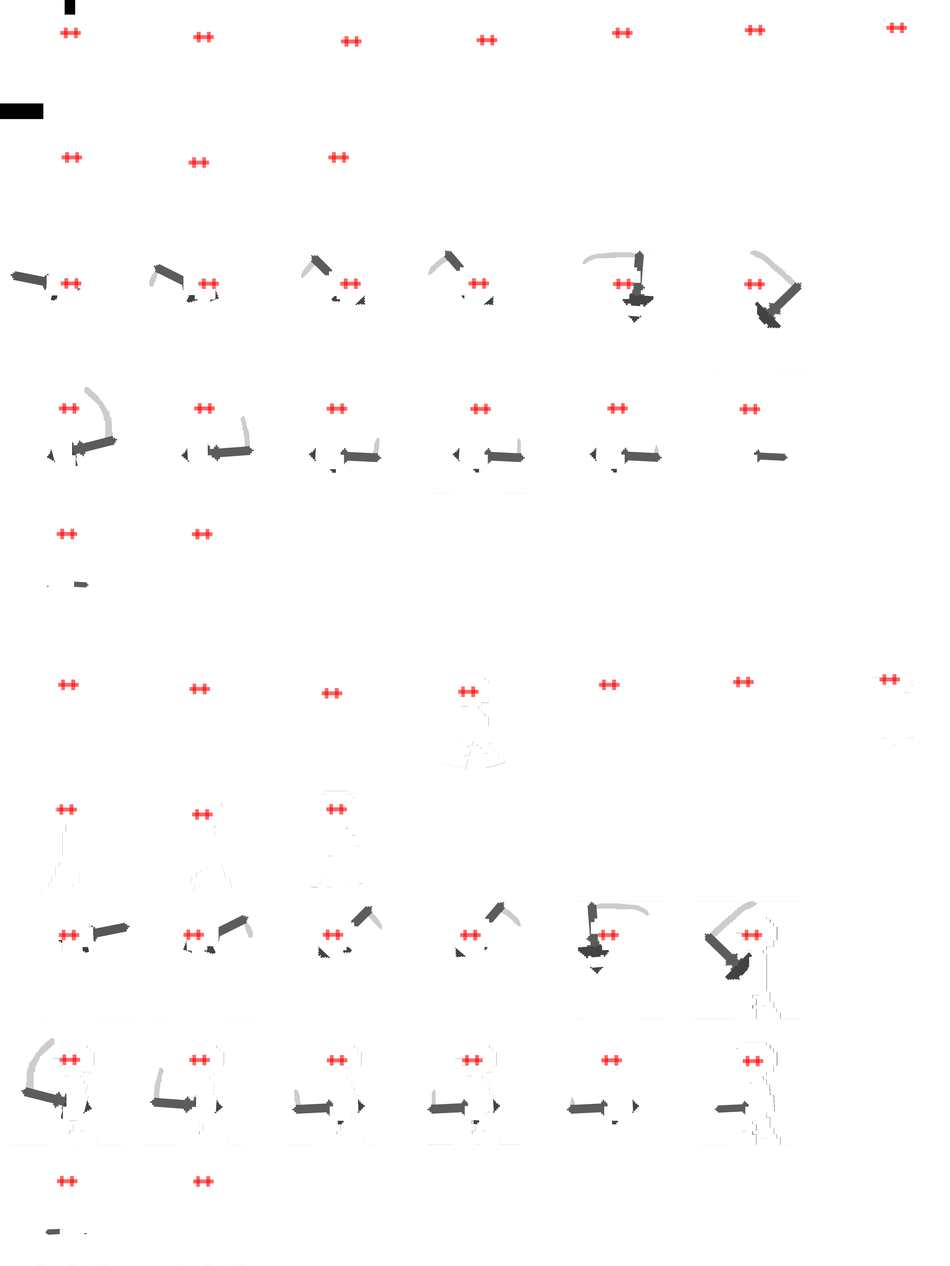
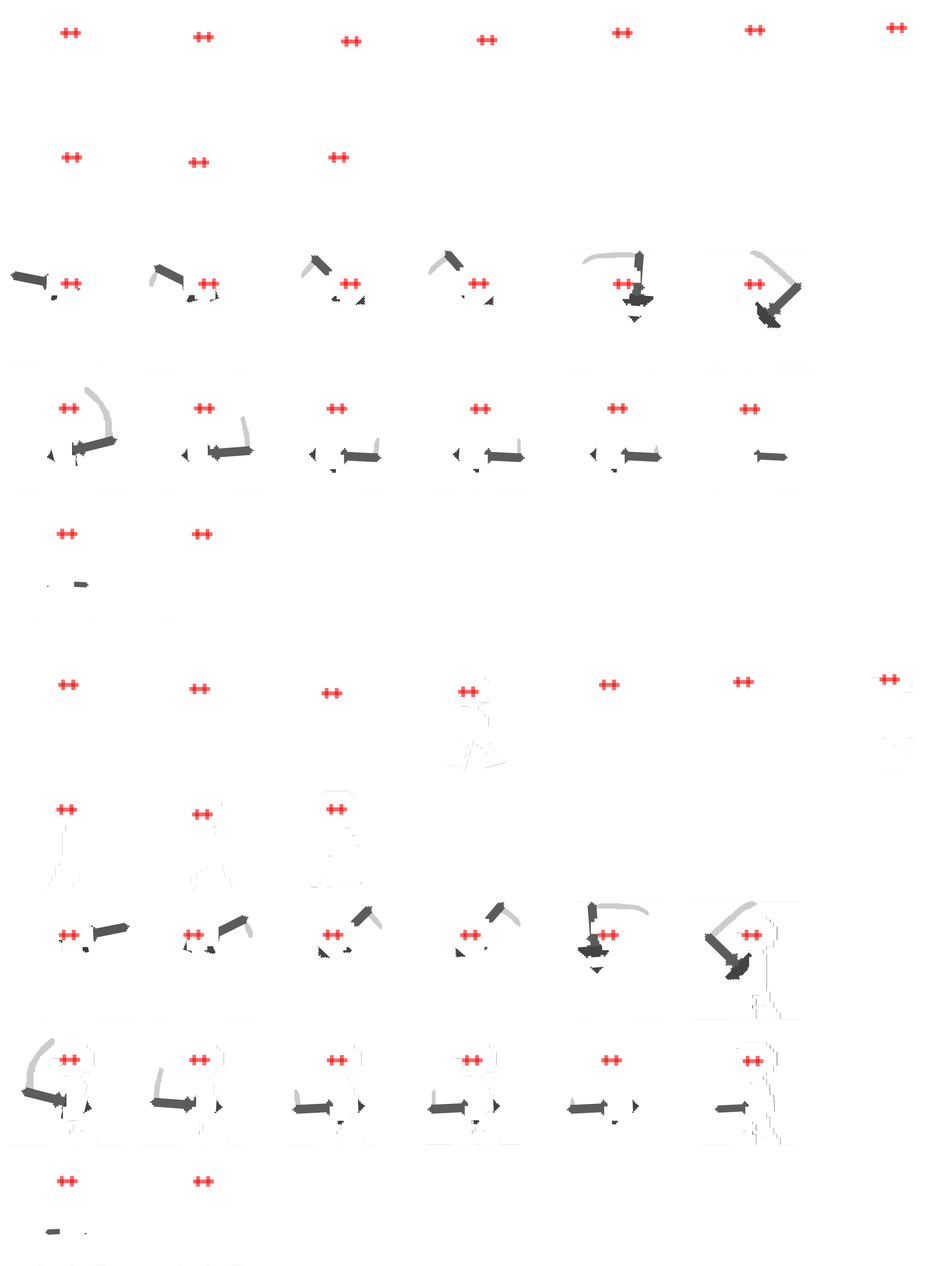
Layer changes from the first w=950, h=1266 image to the second:
hid "Rechthoek 2", moved it above "Rechthoek 1" over [64, 0, 76, 15]
hid "Rechthoek 1", moved it below "Rechthoek 2" over [0, 103, 44, 120]
